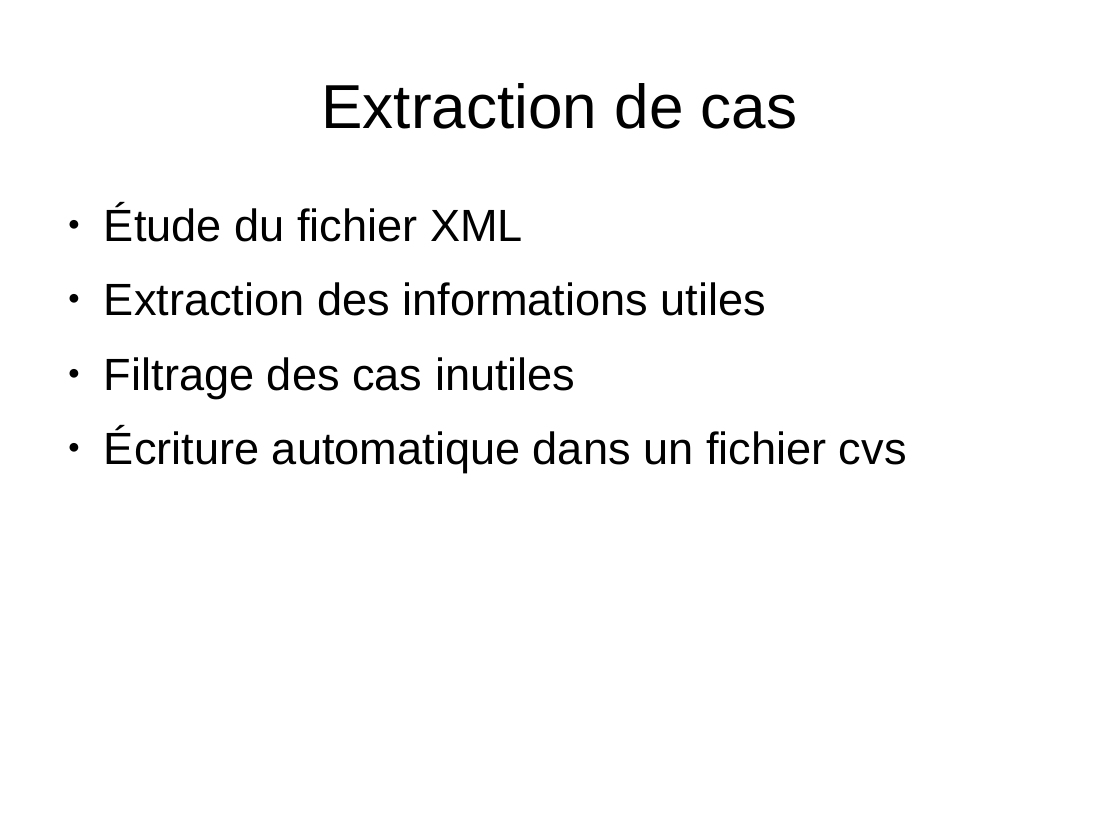
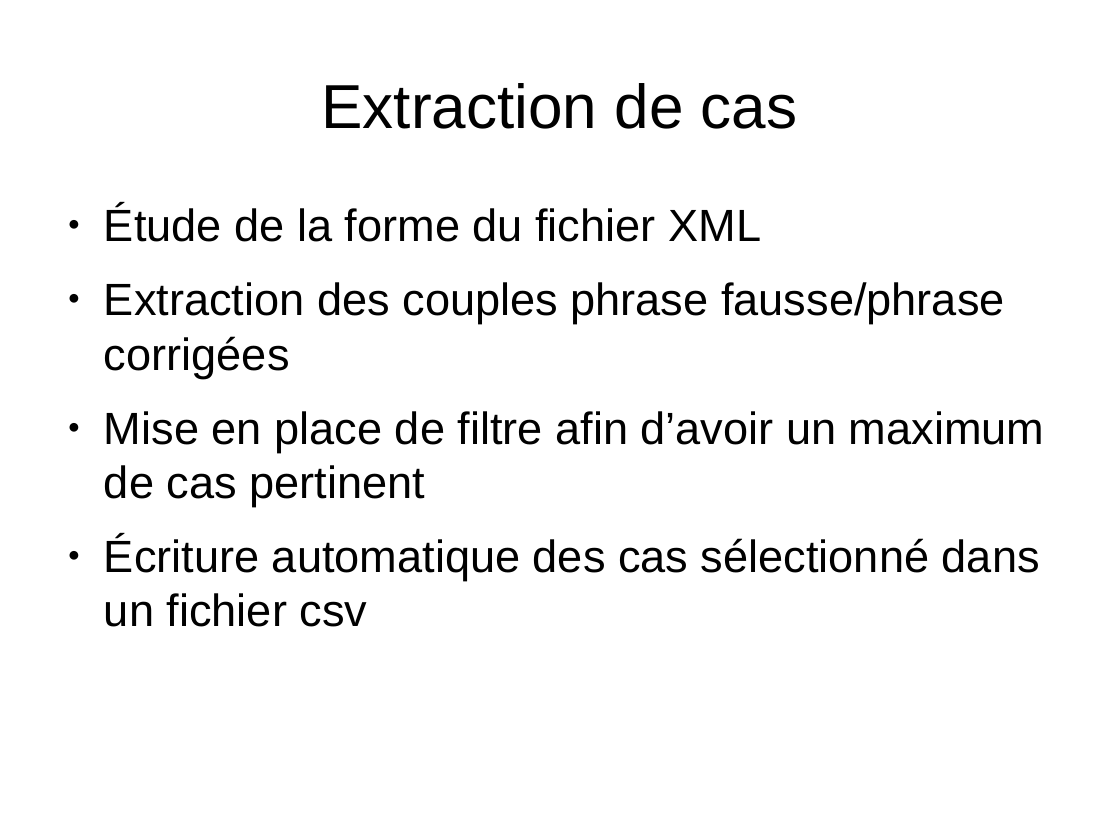
Before and after one commit to Sle3pingForest/StageL3, a slide deck: slide 7 of RapportDamien/presentation.odp (slide 5 before the commit). Drawn at 1120x840 pixels with LibreOffice and Linux fonts; fonts in the diff are those of the drawing. Boxes give left, top, right and bottom in pixels: in the first picture for what was removed or moved away, otherwise in the second. Text is boxed around its words. In the diff, an @@ line names an element or a change of style, - is before the commit and + after.

```diff
--- a/RapportDamien/presentation.odp
+++ b/RapportDamien/presentation.odp
@@ text at (104, 206, 1045, 627): text changed @@
-● Étude du fichier XML
-● Extraction des informations utiles
-● Filtrage des cas inutiles
-● Écriture automatique dans un fichier cvs
+● Étude de la forme du fichier XML
+● Extraction des couples phrase fausse/phrase corrigées
+● Mise en place de filtre afin d’avoir un maximum de cas pertinent
+● Écriture automatique des cas sélectionné dans un fichier csv
```
Also in this commit, not shown: 4 other slides changed, 2 slides added, 2 other files.
